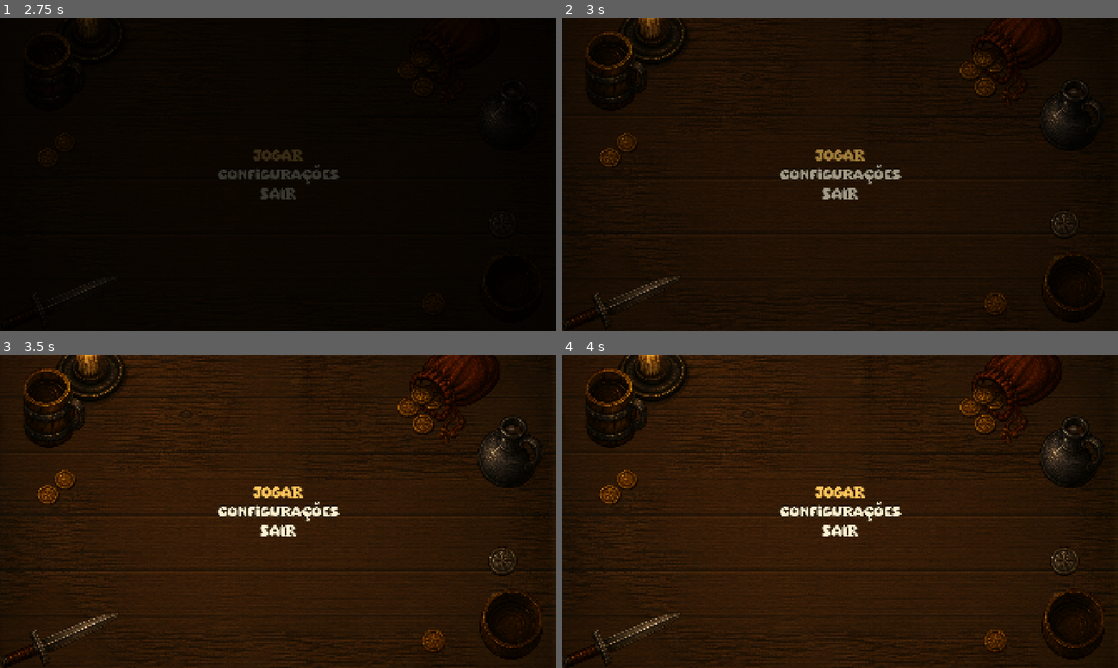
Above: before the commit, frames 1-4 (two rows, left to right).
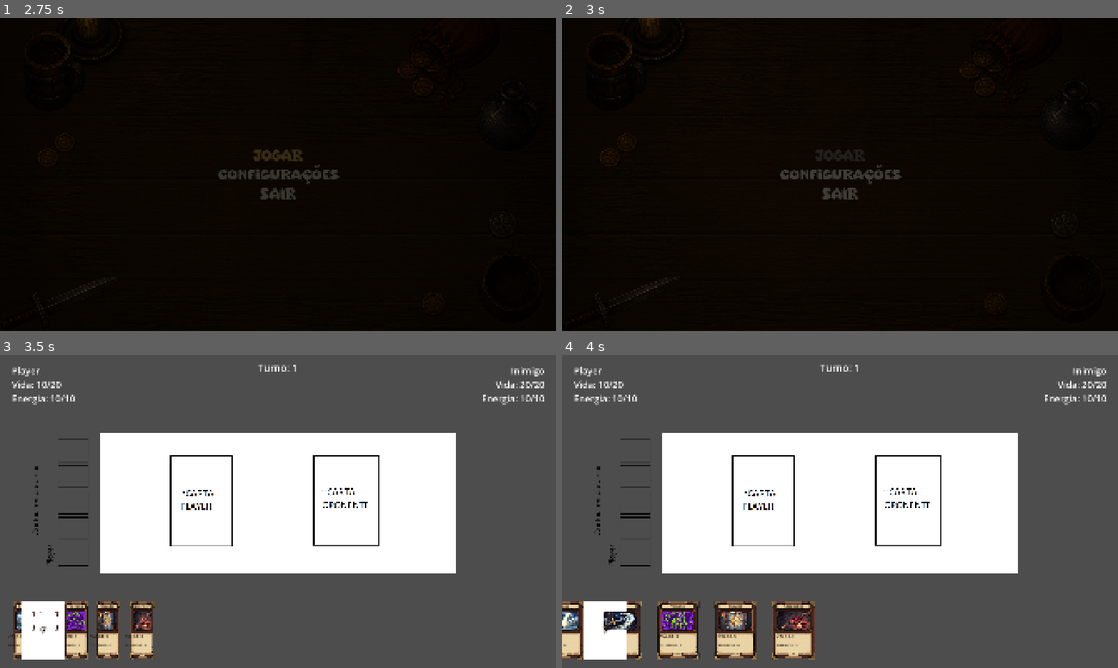
Above: after the commit, the same moments.

Repository: thenickfer/GamblersGambit
Game: Godot game, scene res://src/scenes/title_screen/title_screen.tscn
The game is run twice, just before and just after one commit, with the same random seed, the same clock (stepped at 60 frames per second) and the same inputs.
Inputs (mouse positions are in pixels of both pictures, inside the frame that each line leads up to):
- Up to frame 1 (2.75 s): tap Enter at 0.5, 1.25, 2 s; move the mouse to (400, 158) at 0.52 s; click (400, 158) at 0.67 s; drag from (166, 190) to (250, 237) at 1.27 s; move the mouse to (333, 105) at 2.02 s; click (333, 105) at 2.17 s
- Up to frame 2 (3 s): click "JOGAR" at 2.75 s
- Up to frame 3 (3.5 s): no input
- Up to frame 4 (4 s): click (840, 492) at 3.5 s, where only the run before the commit has a clickable "JOGAR"

Frame 1 is identical in both runs. In frame 2, 5.3% of the frame differs, in the area x 0-98%, y 0-100%; in frame 3, 100%, in the area x 0-100%, y 0-100%; in frame 4, 99%.

Commit message:
add: botao jogar, reinicio do deck, deck branco e tela de fim de jogo

Diff:
--- a/Scenes/CardScene.tscn
+++ b/Scenes/CardScene.tscn
@@ -1,7 +1,6 @@
 [gd_scene format=3 uid="uid://bt4qsmdyo261b"]
 
 [ext_resource type="Script" uid="uid://b0udr3vhtrt4x" path="res://Scripts/card_manager.gd" id="2_3wmv5"]
-[ext_resource type="Texture2D" uid="uid://e4ysn5wfq54" path="res://Assets/deck_placeholder.png" id="4_kkp5k"]
 [ext_resource type="Script" uid="uid://c5xds8gd2ov3l" path="res://Scripts/deck.gd" id="4_qnx4h"]
 [ext_resource type="PackedScene" uid="uid://chrbko46y0tm" path="res://Scenes/CardSlot.tscn" id="5_42vr3"]
 [ext_resource type="Script" uid="uid://5gkydk20d3wg" path="res://Scripts/player_hand.gd" id="5_kdtpo"]
@@ -74,8 +73,11 @@
 position = Vector2(150, 950)
 script = ExtResource("4_qnx4h")
 
-[node name="Sprite2D" type="Sprite2D" parent="Deck" unique_id=1057648162]
-texture = ExtResource("4_kkp5k")
+[node name="Sprite2D" type="ColorRect" parent="Deck" unique_id=1057648162]
+offset_left = -75.0
+offset_top = -100.0
+offset_right = 75.0
+offset_bottom = 100.0
 
 [node name="Area2D" type="Area2D" parent="Deck" unique_id=1309199309]
 collision_layer = 4
@@ -86,9 +88,9 @@
 
 [node name="RichTextLabel" type="RichTextLabel" parent="Deck" unique_id=825749417]
 modulate = Color(0, 0, 0, 1)
-offset_left = -17.0
+offset_left = -37.0
 offset_top = -26.0
-offset_right = 18.0
+offset_right = 38.0
 offset_bottom = 24.0
 theme_override_font_sizes/normal_font_size = 32
 text = "0"
--- a/Scripts/deck.gd
+++ b/Scripts/deck.gd
@@ -4,10 +4,12 @@
 const CARD_DRAW_SPEED = 0.2
 const PLAYER_HAND_SIZE = 5
 
-var player_deck = [
+const INITIAL_DECK = [
 	"Espada", "Espada", "Escudo", "Escudo", "Poção", "Fúria", "Veneno",
 	"Bola de Fogo", "Muralha", "Bênção", "Adrenalina", "Maldição",
 ]
+
+var player_deck = INITIAL_DECK.duplicate()
 var card_database_reference
 
 #collision layer do deck = 4
@@ -33,11 +35,8 @@
 		$"../PlayerHand".add_card_to_hand(new_card, CARD_DRAW_SPEED)
 		new_card.get_node("AnimationPlayer").play("card_flip")
 
-	#caso o jogador pegue a ultima carta
-	#MUDAR ISSO PARA REINICIAR DECK
+	#caso o jogador pegue a ultima carta, reinicia o deck com as mesmas cartas
 	if player_deck.size() == 0:
-		$Area2D/CollisionShape2D.disabled = true
-		$Sprite2D.visible = false
-		$RichTextLabel.visible = false
+		player_deck = INITIAL_DECK.duplicate()
 
 	$RichTextLabel.text = str(player_deck.size())
--- a/Scripts/game_manager.gd
+++ b/Scripts/game_manager.gd
@@ -11,8 +11,13 @@
 # ate o numero de turnos delas acabar. Por enquanto o oponente nao ataca.
 
 const CardDB = preload("res://Scripts/card_db.gd")
+const MENU_FONT = preload("res://src/global_assets/fonts/SuperPixel-m2L8j.ttf")
+const MAIN_MENU_SCENE = "res://src/scenes/main_menu/main_menu.tscn"
+const TEXT_COLOR = Color(1, 0.95, 0.82, 1)
+const TEXT_HIGHLIGHT = Color(1, 0.78, 0.36, 1)
 
 var turn_number: int = 1
+var game_over: bool = false
 
 var player_attack_bonus: int = 0      # quanto a MAIS os meus ataques causam
 var opponent_attack_penalty: int = 0  # quanto a MENOS os ataques do oponente causam
@@ -32,7 +37,68 @@
 	for slot in temp_slots_root.get_children():
 		player_temp_slots.append(slot)
 		occupied.append(false)
+	player_stats.died.connect(_on_combatant_died)
+	opponent_stats.died.connect(_on_combatant_died)
 	_refresh_turn_label()
+
+func _on_combatant_died(combatant) -> void:
+	if game_over:
+		return
+	game_over = true
+	if combatant == opponent_stats:
+		_show_end_screen("VOCÊ VENCEU")
+	else:
+		_show_end_screen("FIM DE JOGO")
+
+func _show_end_screen(message: String) -> void:
+	var layer := CanvasLayer.new()
+	layer.layer = 100
+	layer.process_mode = Node.PROCESS_MODE_ALWAYS
+	add_child(layer)
+
+	var backdrop := ColorRect.new()
+	backdrop.color = Color(0, 0, 0, 0.7)
+	backdrop.set_anchors_preset(Control.PRESET_FULL_RECT)
+	layer.add_child(backdrop)
+
+	var vbox := VBoxContainer.new()
+	vbox.set_anchors_preset(Control.PRESET_CENTER)
+	vbox.grow_horizontal = Control.GROW_DIRECTION_BOTH
+	vbox.grow_vertical = Control.GROW_DIRECTION_BOTH
+	vbox.alignment = BoxContainer.ALIGNMENT_CENTER
+	vbox.add_theme_constant_override("separation", 40)
+	layer.add_child(vbox)
+
+	var title := Label.new()
+	title.text = message
+	title.horizontal_alignment = HORIZONTAL_ALIGNMENT_CENTER
+	title.add_theme_font_override("font", MENU_FONT)
+	title.add_theme_font_size_override("font_size", 90)
+	title.add_theme_color_override("font_color", TEXT_COLOR)
+	title.add_theme_color_override("font_outline_color", Color(0, 0, 0, 1))
+	title.add_theme_constant_override("outline_size", 8)
+	vbox.add_child(title)
+
+	var button := Button.new()
+	button.text = "VOLTAR AO MENU"
+	button.flat = true
+	button.add_theme_font_override("font", MENU_FONT)
+	button.add_theme_font_size_override("font_size", 40)
+	button.add_theme_color_override("font_color", TEXT_COLOR)
+	button.add_theme_color_override("font_focus_color", TEXT_HIGHLIGHT)
+	button.add_theme_color_override("font_pressed_color", TEXT_HIGHLIGHT)
+	button.add_theme_color_override("font_hover_color", TEXT_HIGHLIGHT)
+	button.add_theme_color_override("font_outline_color", Color(0, 0, 0, 1))
+	button.add_theme_constant_override("outline_size", 6)
+	button.pressed.connect(_on_back_to_menu_pressed)
+	vbox.add_child(button)
+	button.grab_focus()
+
+	get_tree().paused = true
+
+func _on_back_to_menu_pressed() -> void:
+	get_tree().paused = false
+	get_tree().change_scene_to_file(MAIN_MENU_SCENE)
 
 # Chamado pelo CardManager ao jogar uma carta no slot do player.
 # Retorna true se a carta foi para o board temporario (nesse caso o CardManager
--- a/src/scenes/main_menu/main_menu.gd
+++ b/src/scenes/main_menu/main_menu.gd
@@ -38,7 +38,12 @@
 
 
 func _on_play_pressed() -> void:
-	print("TODO: iniciar jogo")
+	play_button.disabled = true
+	var tween := create_tween()
+	tween.tween_property(fade_overlay, "color:a", 1.0, fade_duration)
+	tween.tween_callback(func() -> void:
+		get_tree().change_scene_to_file("res://Scenes/CardScene.tscn")
+	)
 
 
 func _on_settings_pressed() -> void:
